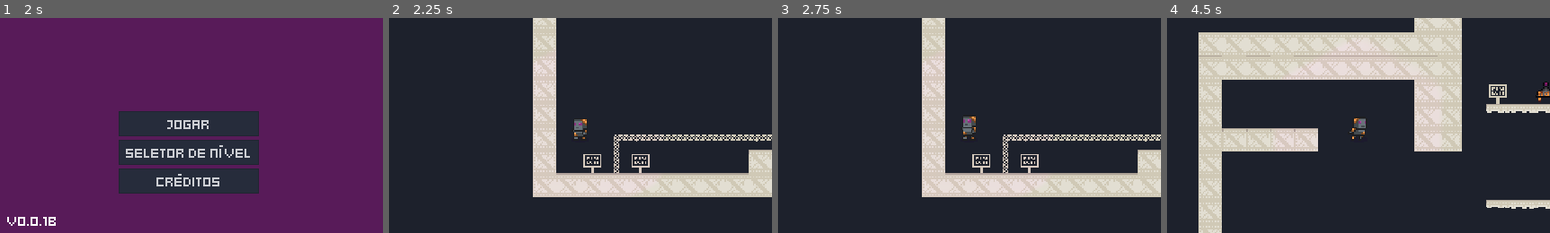
Above: before the commit, frames 1-4 (left to right).
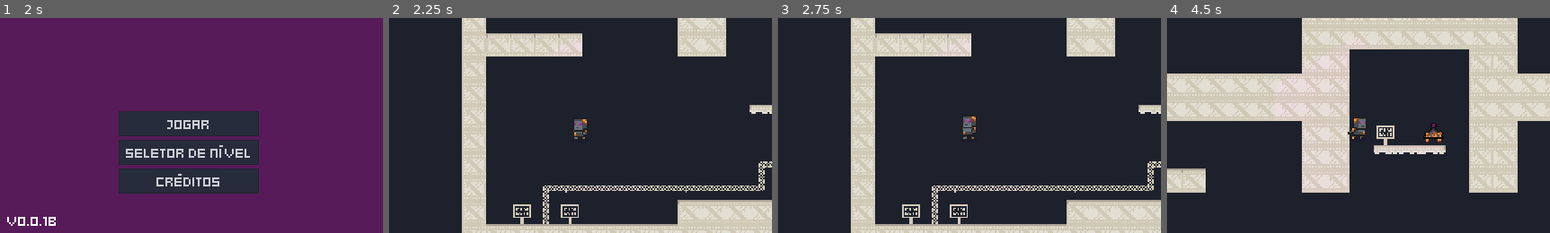
Above: after the commit, the same moments.

Repository: GL3MR/the-enclave
Game: Godot game, scene res://scr/user_interface/level_gl3mr.tscn
Same seed, same stepped clock (60 frames per second), same inputs: the game is played once before the commit and once after it.
Inputs (mouse positions are in pixels of both pictures, inside the frame that each line leads up to):
- Up to frame 1 (2 s): tap Enter at 0.5 s; move the mouse to (275, 114) at 0.52 s; hold Right (ui_right) 0.53-1.28 s; right-click (275, 114) at 0.6 s; tap Space at 1.25 s; move the mouse to (114, 136) at 1.27 s; hold Down (ui_down) from 1.28 s (still down); right-click (114, 136) at 1.35 s
- Up to frame 2 (2.25 s): release Down (ui_down) at 2 s; click "Jogar" at 2 s
- Up to frame 3 (2.75 s): no input
- Up to frame 4 (4.5 s): move the mouse to (1396, 78) at 2.77 s; hold Right (ui_right) 2.78-3.53 s; right-click (1396, 78) at 2.85 s; move the mouse to (1339, 168) at 3.52 s; hold Up (ui_up) 3.53-4.28 s; right-click (1339, 168) at 3.6 s; move the mouse to (1473, 157) at 4.27 s; hold Left (ui_left) from 4.28 s (still down); right-click (1473, 157) at 4.35 s

Frame 1 is identical in both runs. In frame 2, 30% of the frame differs, in the area x 19-100%, y 0-100%; in frame 3, 30%; in frame 4, 51%, in the area x 0-100%, y 0-100%.

Commit message:
Add files via upload

Diff:
--- a/game/code/scr/worlds/world_1.tscn
+++ b/game/code/scr/worlds/world_1.tscn
@@ -1,10 +1,11 @@
-[gd_scene load_steps=13 format=2]
+[gd_scene load_steps=14 format=2]
 
 [ext_resource path="res://scr/objects/gate_not.tscn" type="PackedScene" id=1]
 [ext_resource path="res://scr/objects/pedestal_two_type_a.tscn" type="PackedScene" id=2]
 [ext_resource path="res://scr/level/dialog_text.tscn" type="PackedScene" id=3]
 [ext_resource path="res://scr/level/door.tscn" type="PackedScene" id=4]
 [ext_resource path="res://scr/level/background.tscn" type="PackedScene" id=5]
+[ext_resource path="res://scr/actors/viper.tscn" type="PackedScene" id=6]
 [ext_resource path="res://scr/level/sign.tscn" type="PackedScene" id=7]
 [ext_resource path="res://scr/actors/player.tscn" type="PackedScene" id=8]
 [ext_resource path="res://scr/user_interface/pause.tscn" type="PackedScene" id=9]
@@ -20,8 +21,6 @@
 [node name="TileMap" type="TileMap" parent="."]
 tile_set = ExtResource( 12 )
 cell_size = Vector2( 16, 16 )
-collision_layer = 3
-collision_mask = 3
 format = 1
 tile_data = PoolIntArray( -65527, 4, 0, -65526, 5, 0, -65525, 5, 0, -65524, 5, 0, -65523, 5, 0, -65522, 5, 0, -65521, 5 …(1888 unchanged characters)…
 
@@ -65,7 +64,7 @@
 
 [node name="player" parent="." groups=["player"] instance=ExtResource( 8 )]
 light_mask = 0
-position = Vector2( 32, 192 )
+position = Vector2( 79, 158 )
 
 [node name="gate_not" parent="." groups=["gate", "gates_not"] instance=ExtResource( 1 )]
 position = Vector2( 232, 72 )
@@ -131,6 +130,9 @@
 
 [node name="pause" parent="." instance=ExtResource( 9 )]
 
+[node name="viper" parent="." instance=ExtResource( 6 )]
+position = Vector2( 352, 128 )
+
 [editable path="dialog_text"]
 [editable path="dialog_text2"]
 [editable path="dialog_text3"]
